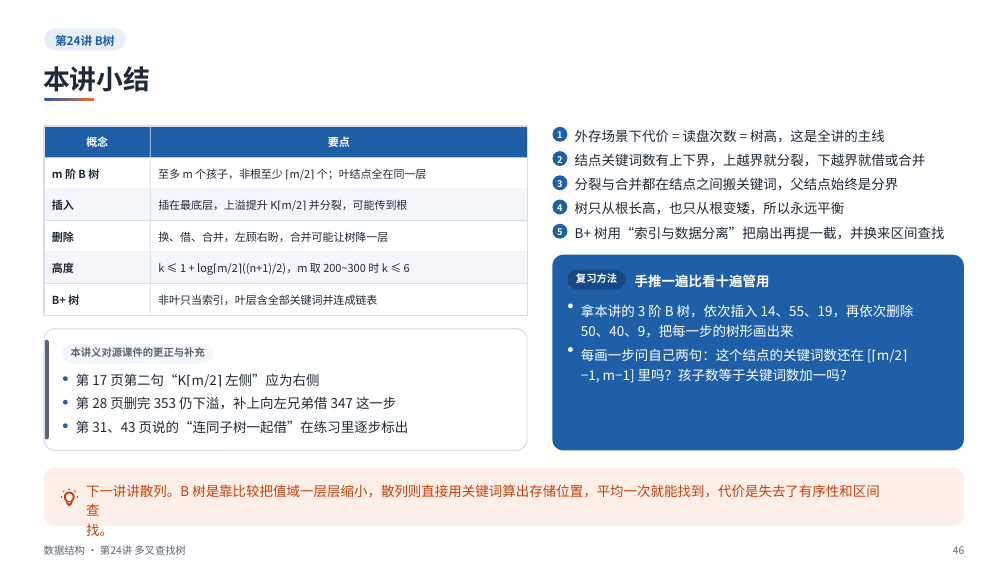
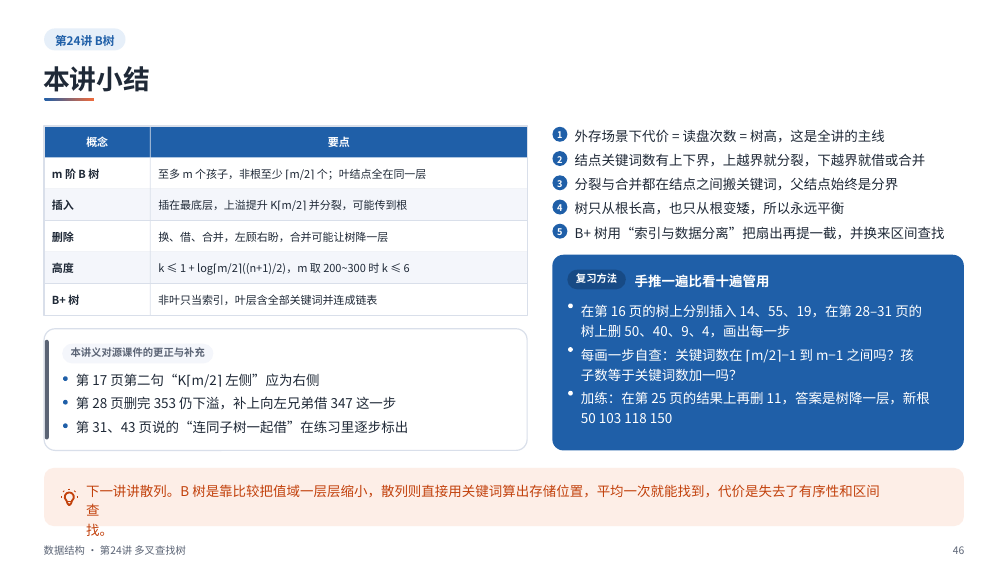
Before and after one commit to sweetcornna/JLU-remake, a slide deck: slide 46 of 大二上/数据结构/重制版PPT/第24讲 多叉查找树（重制版）.pptx. Drawn at 1008x567 pixels with LibreOffice and Linux fonts; fonts in the diff are those of the drawing. Boxes give left, top, right and bottom in pixels: in the first picture for what was removed or moved away, otherwise in the second. Text is boxed around its words. In the diff, an @@ line names an element or a change of style, - is before the commit and + after.

```diff
--- a/大二上/数据结构/重制版PPT/第24讲 多叉查找树（重制版）.pptx
+++ b/大二上/数据结构/重制版PPT/第24讲 多叉查找树（重制版）.pptx
@@ text at [581, 304, 922, 337]: text changed @@
-拿本讲的 3 阶 B 树，依次插入 14、55、19，再依次删除
-50、40、9，把每一步的树形画出来
+在第 16 页的树上分别插入 14、55、19，在第 28–31 页的
+树上删 50、40、9、4，画出每一步
@@ text at [581, 348, 914, 381]: text changed @@
-每画一步问自己两句：这个结点的关键词数还在 [⌈m/2⌉
-−1, m−1] 里吗？孩子数等于关键词数加一吗？
+每画一步自查：关键词数在 ⌈m/2⌉−1 到 m−1 之间吗？孩
+子数等于关键词数加一吗？
@@ ellipse added at [568, 391, 572, 395], fill #FFFFFF @@
@@ text added at [581, 391, 930, 423], 12.8 pt, text #FFFFFF @@
+加练：在第 25 页的结果上再删 11，答案是树降一层，新根
+50 103 118 150
```
Also in this commit, not shown: 12 other slides changed, 1 other file.
